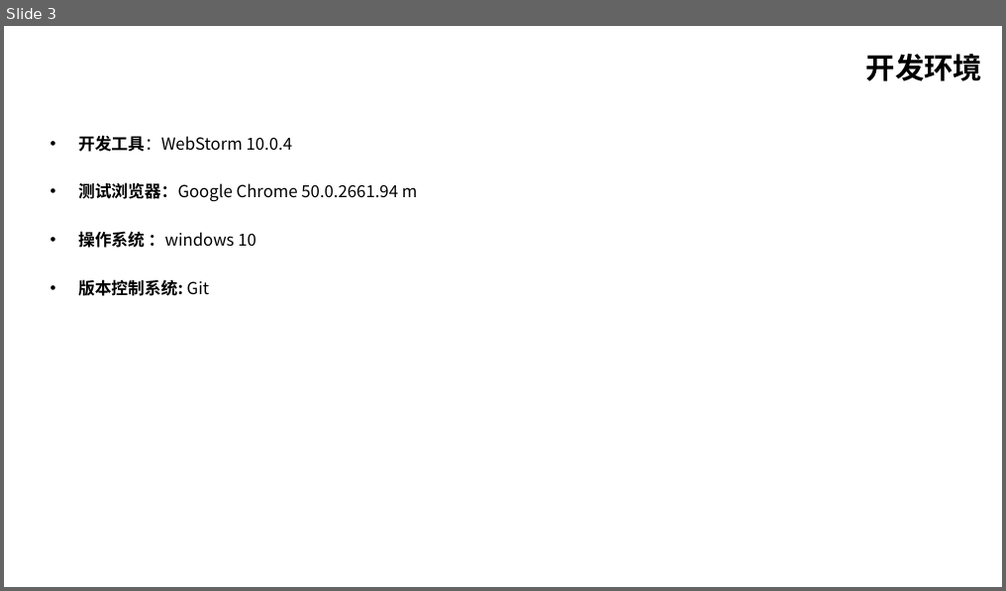
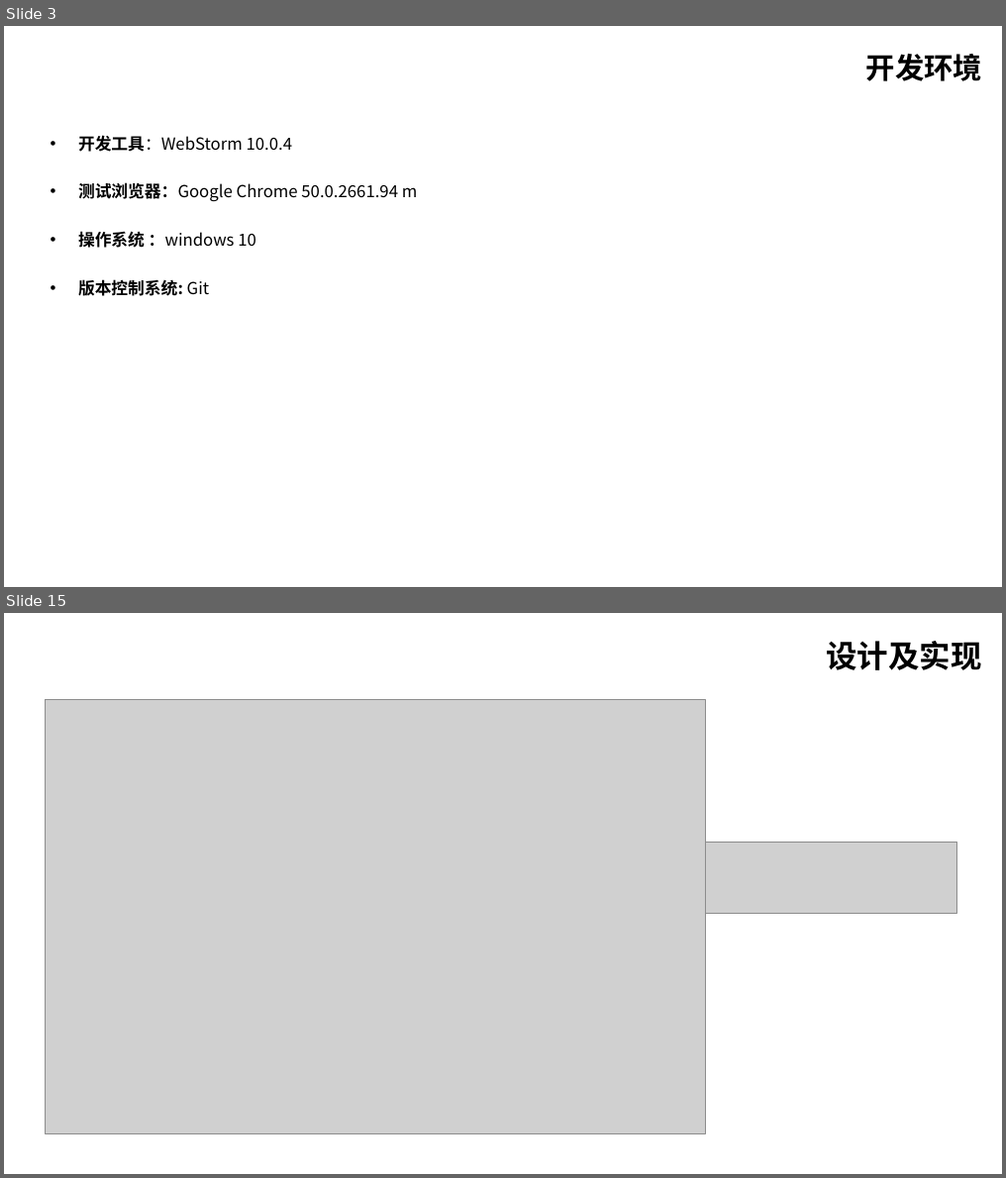
Before and after one commit to huiyaoren/CYMOOC, a slide deck: doc/传一在线教育网站.ppt. Shown one above the other, each under a label of ours: slide 3 before the commit, slides 3 and 15 after it; the slides between them are not shown. The pictures are 1006x591 and 1006x1178 pixels, drawn with LibreOffice and Linux fonts; fonts in the diff are those of the drawing; grey boxes stand for pictures. Boxes give left, top, right and bottom in pixels: in the first picture for what was removed or moved away, otherwise in the second. Text is boxed around its words. In the diff, an @@ line names an element or a change of style, - is before the commit and + after.

```diff
--- a/doc/传一在线教育网站.ppt
+++ b/doc/传一在线教育网站.ppt
@@ slide 15 added at (4,613,1002,1174), background #FFFFFF @@
@@ text added at (827,641,982,670), 30 pt, text #000000, bold @@
+设计及实现
@@ picture added at (46,699,705,1134) @@
@@ picture added at (493,842,957,913) @@
```
Also in this commit, not shown: 7 slides changed, 7 other slides added, 9 slides removed, 1 other file.
